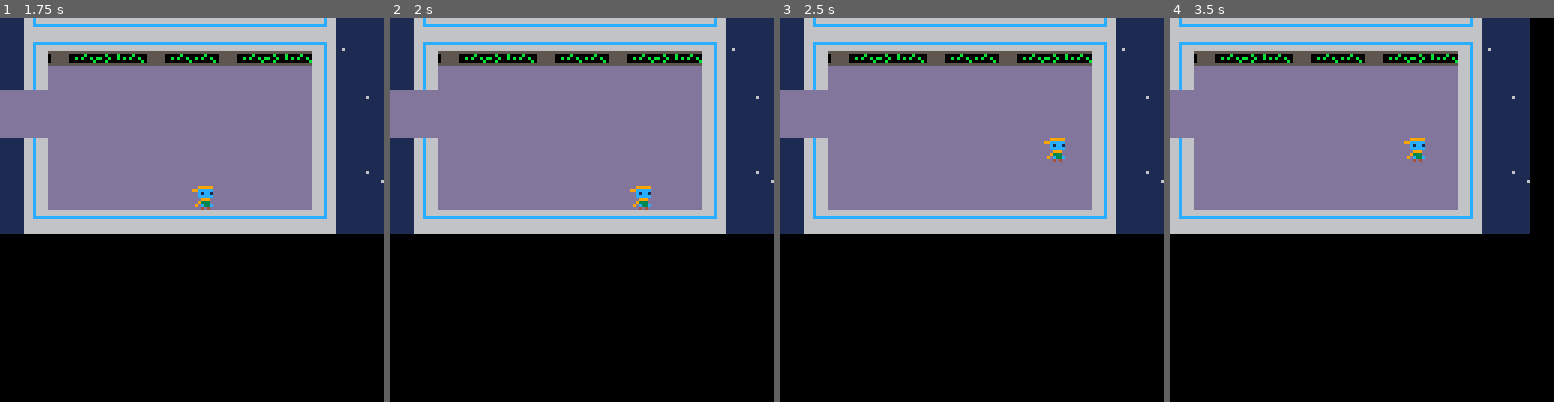
Above: before the commit, frames 1-4 (left to right).
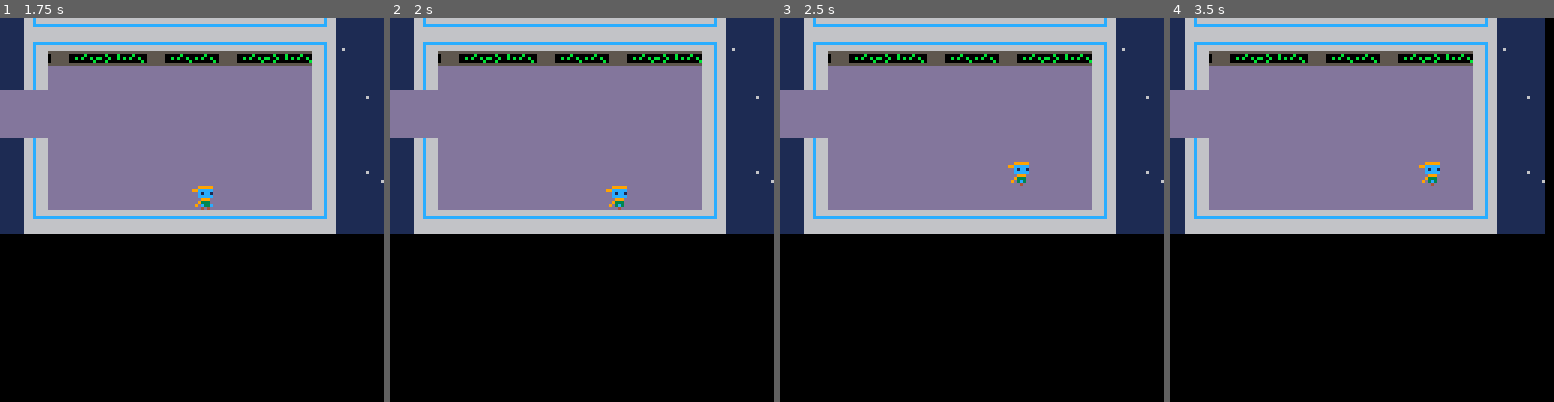
Above: after the commit, the same moments.

Repository: The-Cunning-Folk/verified
Game: PICO-8 cartridge verified.p8
Two runs of this game, one before a commit and one after it. Both use one fixed random seed, a clock stepped at 60 frames per second and the inputs below.
Inputs:
- Up to frame 1 (1.75 s): tap X (X key) at 0.33, 1.07 s; tap O (Z key) at 0.7, 1.7 s; hold Right from 1.6 s (still down)
- Up to frame 2 (2 s): keep holding Right; tap X (X key) at 1.85 s
- Up to frame 3 (2.5 s): release Right at 2.1 s; tap O (Z key) at 2.1 s; hold Up 2.15-2.42 s; hold Right from 2.47 s (still down)
- Up to frame 4 (3.5 s): tap O (Z key) at 2.5, 2.9, 3.3 s; tap X (X key) at 2.97 s; release Right at 3.03 s; hold Left from 3.08 s (still down)

Frame 1 is identical in both runs. In frame 2, 0.4% of the frame differs, in the area x 56-68%, y 43-50%; in frame 3, 0.4%; in frame 4, 10%, in the area x 0-98%, y 0-57%.

Commit message:
added interaction code

Diff:
--- a/verified.p8
+++ b/verified.p8
@@ -15,7 +15,7 @@
 entity.w = 8
 entity.h = 8
 entity.sprite = 0
-entity.speed = 2
+entity.speed = 1
 entity.moving = false
 
 function entity:new (o)
@@ -26,6 +26,11 @@
 end
 
 function entity:move(dx,dy)
+	if abs(dx) > 0 or abs(dy) >0 then
+		self.moving = true
+	else
+		self.moving = false
+	end
  self.x += dx*self.speed
  self.y += dy*self.speed
 end
@@ -157,9 +162,9 @@
 
 end
 
+--enemy pathing
+
 function movetowards(ent,tar)
-		--enemy pathing
-
 	local delx = tar.x - ent.x
 	local dely = tar.y - ent.y
 	local delm = mag(delx,dely)
@@ -179,6 +184,22 @@
 	ent.y = y
 	ent.sprite = sprite
 	return ent
+
+end
+
+--player animation
+
+function animateplayer()
+
+	if p.moving then
+		if p.facing == 0 then
+			p.sprite = 18 + (time()*4)%2
+		elseif p.facing == 1 then
+			p.sprite = 16 + (time()*4)%2
+		elseif p.facing == 2 then
+			p.sprite = 20 + (time()*4)%2
+		end
+	end
 
 end
 
@@ -233,12 +254,17 @@
 	return buildtweet(tweets[trigid][flr(rnd(#tweets[trigid]))+1])
 end
 
-
+--interaction
+
+function interact(ispr)
+	p.x -= 1
+end
 
 --game functions
 
 function _init()
  p = entity:new()
+ p.facing = 1
  p.sprite = 5
  p.x = 64
  p.y = 60
@@ -267,10 +293,51 @@
 			pdx = pdx*isqrt2
 			pdy = pdy*isqrt2
 		end
+		if pdx > 0 then
+			p.facing = 1
+		elseif pdx < 0 then
+			p.facing = 3
+		end
+
+		if pdy > 0 then
+			p.facing = 2
+		elseif pdy < 0 then
+			p.facing = 0
+		end
+
 		p:move(pdx,pdy)
+		animateplayer()
 	end
 
 	collision(p)
+
+	--interaction
+
+	if btn(4) and not tweeting then
+		local corx = 0
+		local cory = 0
+		if p.facing == 0 then
+			cory = -2
+		elseif p.facing == 2 then
+			cory = 10
+		else
+			cory = 4
+		end
+
+		if p.facing == 1 then
+			corx = 10
+		elseif p.facing == 3 then
+			corx = -2
+		else
+			corx = 4
+		end
+
+		local ispr = mget(getcell(p.x+corx),getcell(p.y+cory))
+
+		if fget(ispr,1) then
+			interact(ispr)
+		end
+	end
 
 	--tweeting
 
